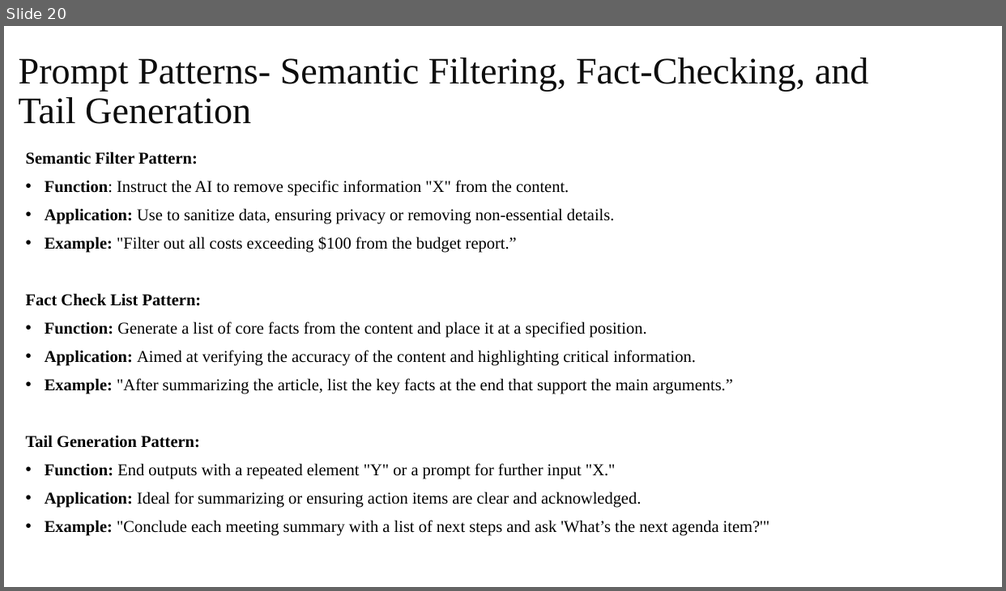
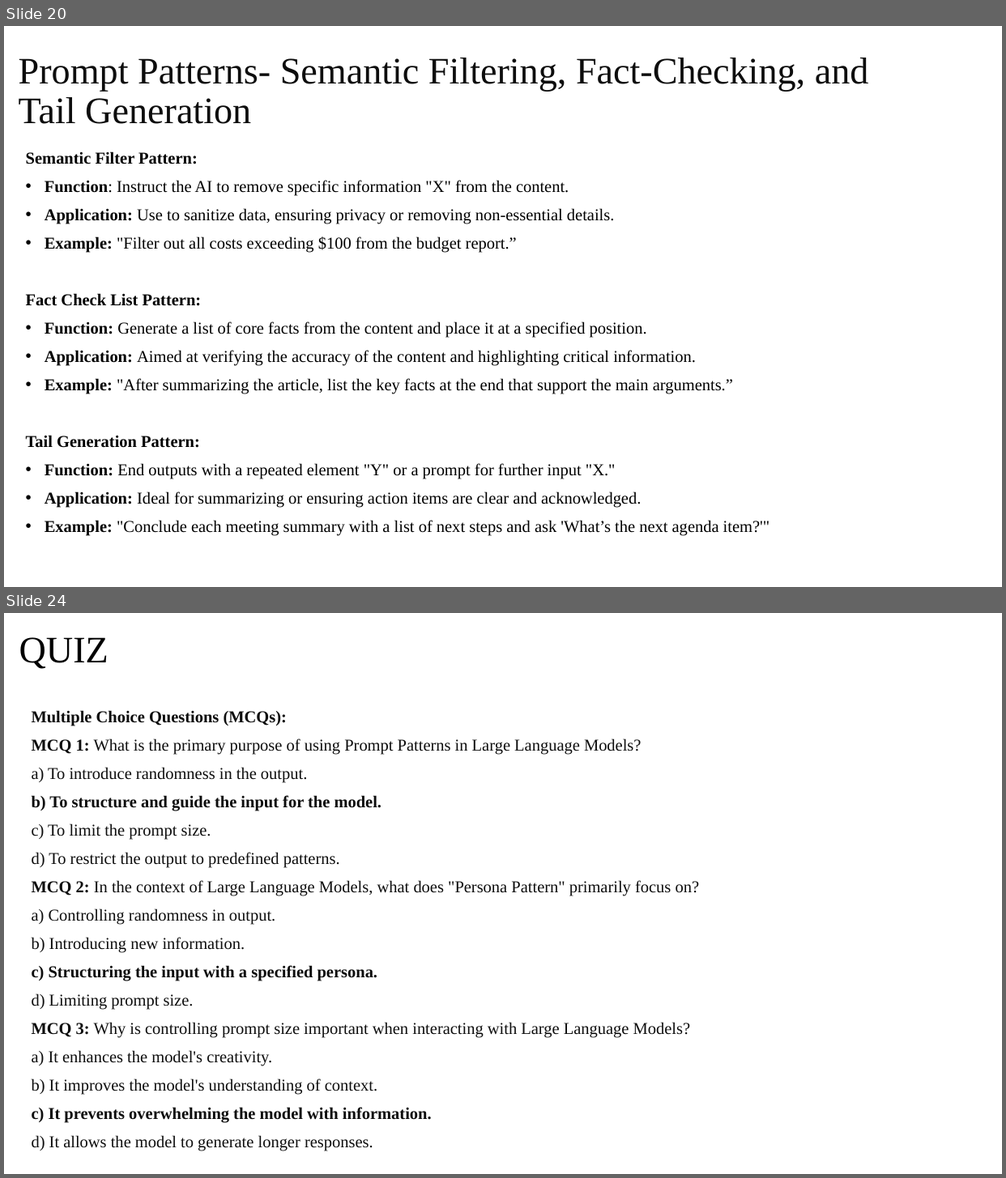
Before and after one commit to Humanitariansai/OPT, a slide deck: PROMPT_ENGINEERING_AND_AI/LLM-Intro_Prompting-SlideDecks_Videos_Quizzes/Introduction to LLMs and Prompting_Module1.pptx. Shown one above the other, each under a label of ours: slide 20 before the commit, slides 20 and 24 after it; the slides between them are not shown. The pictures are 1006x591 and 1006x1178 pixels, drawn with LibreOffice and Linux fonts; fonts in the diff are those of the drawing. Boxes give left, top, right and bottom in pixels: in the first picture for what was removed or moved away, otherwise in the second. Text is boxed around its words. In the diff, an @@ line names an element or a change of style, - is before the commit and + after.

```diff
--- a/PROMPT_ENGINEERING_AND_AI/LLM-Intro_Prompting-SlideDecks_Videos_Quizzes/Introduction to LLMs and Prompting_Module1.pptx
+++ b/PROMPT_ENGINEERING_AND_AI/LLM-Intro_Prompting-SlideDecks_Videos_Quizzes/Introduction to LLMs and Prompting_Module1.pptx
@@ slide 24 added at (4, 613, 1002, 1174), background #FFFFFF @@
@@ title added at (19, 637, 108, 669), 36 pt, text #000000 @@
+QUIZ
@@ text added at (32, 710, 700, 1152), 16 pt, text #0D0D0D @@
+Multiple Choice Questions (MCQs):
+MCQ 1: What is the primary purpose of using Prompt Patterns in Large Language Models?
+a) To introduce randomness in the output.
+b) To structure and guide the input for the model.
+c) To limit the prompt size.
+d) To restrict the output to predefined patterns.
+MCQ 2: In the context of Large Language Models, what does "Persona Pattern" primarily focus on?
+a) Controlling randomness in output.
+b) Introducing new information.
+c) Structuring the input with a specified persona.
+d) Limiting prompt size.
+MCQ 3: Why is controlling prompt size important when interacting with Large Language Models?
+a) It enhances the model's creativity.
+b) It improves the model's understanding of context.
+c) It prevents overwhelming the model with information.
+d) It allows the model to generate longer responses.
```
Also in this commit, not shown: 11 slides changed, 6 other slides added, 4 slides removed.
